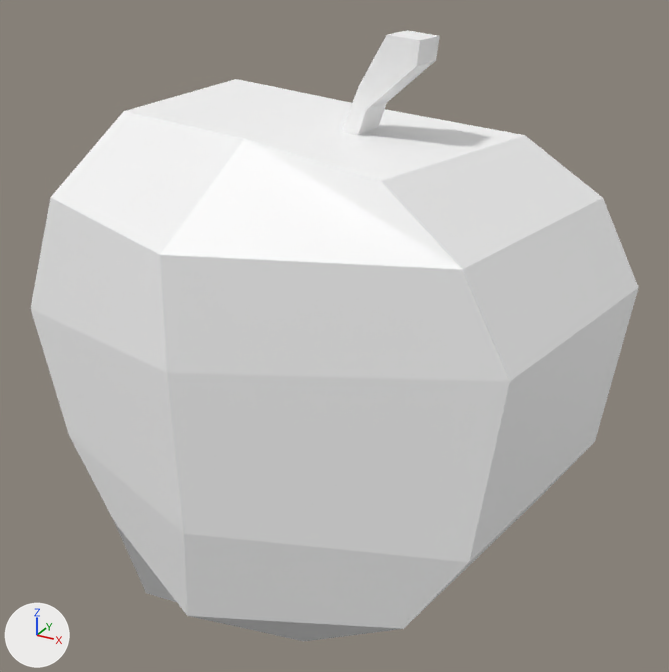
The glTF model assets/objects/Fruits/Apple/Apple.glb as it was, and as the next commit left it.
Before and after are seen from a 50 mm lens placed at (1.91, -3.26, 1.8), pointed at (0.1, 0.03, 0.15). Lighting does not change. The marker at lower left points along +X, +Y and +Z. The older version comes first. Where no turn or scale is listed for an object, it has been applied to the vertices. Vertices at exactly the same position are counted once.
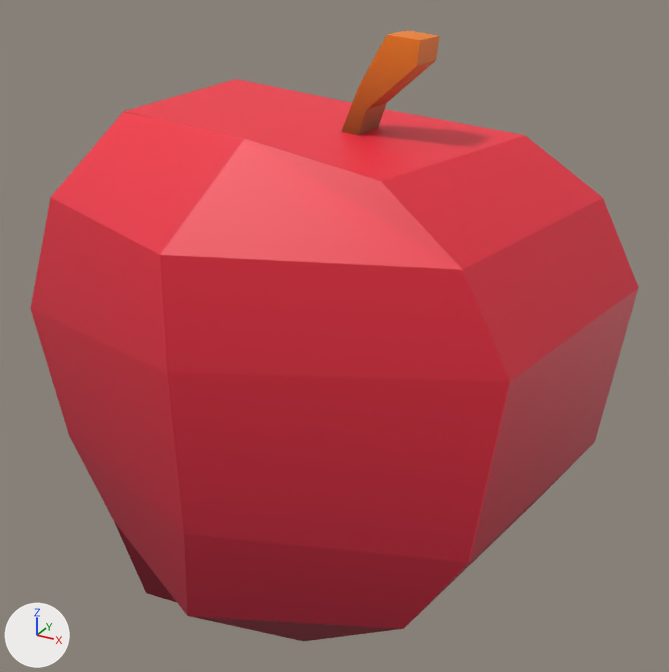
Edits to the scene script, one JSON object a line:
```json
{"op": "add", "block": "img_apple_stick_texture", "code": ["img_apple_stick_texture = load_image('Apple Stick Texture', '_unpacked/Apple_Stick_Texture', 1024, 1024, 'sRGB')"]}
{"op": "add", "block": "img_apple_texture", "code": ["img_apple_texture = load_image('Apple Texture', '_unpacked/Apple_Texture', 1024, 1024, 'sRGB')"]}
{"op": "remove", "block": "mat_material", "code": "mat_material.base_color = (1.0, 1.0, 1.0)  # white #ffffff"}
{"op": "add", "block": "mat_material", "code": "mat_material.texture = img_apple_texture"}
{"op": "remove", "block": "mat_material_001", "code": "mat_material_001.base_color = (1.0, 1.0, 1.0)  # white #ffffff"}
{"op": "add", "block": "mat_material_001", "code": "mat_material_001.texture = img_apple_stick_texture"}
{"block": "me_cube", "where": "me_cube.from_pydata(...)  # 36 vertices, 68 faces; spans x -1.26..1.26, y -0.88..0.88, z -1.06..1.16"}
{"block": "me_cube", "where": "# used by ob_cube; location = (0.0, 0.0, 0.0)"}
{"block": "me_cube", "change": "me_cube part 1: texture (UV) coordinates of 68 of 68 faces, centred in x -1.16..1.17, y -0.76..0.78, z -1.06..1.14, changed; they spanned u 0.12..0.88, v 0.0..1.0 and now span u 0.0..1.0, v 0.0..1.0"}
```

Pixel boxes (x1, y1, x2, y2) of what changed, in the pictures (669 x 672 px):
```json
{"object": "Cube", "change": "surface changed", "before": [30, 79, 639, 641], "after": [30, 79, 639, 641], "on screen": "white to red"}
{"object": "Cube.001", "change": "surface changed", "before": [341, 30, 440, 135], "after": [341, 30, 440, 135], "on screen": "white to orange"}
```
